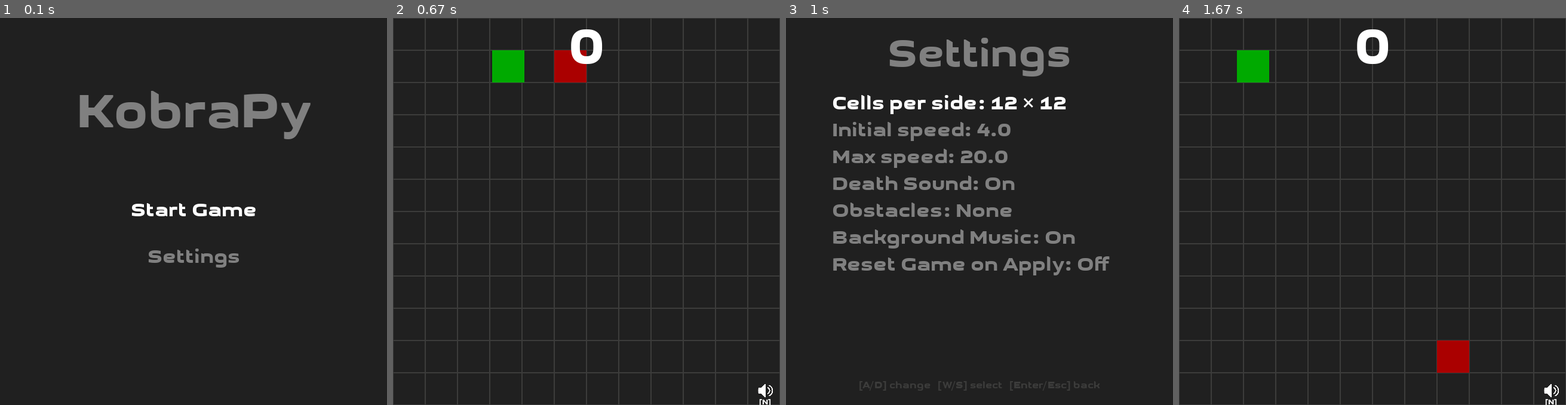
Above: before the commit, frames 1-4 (left to right).
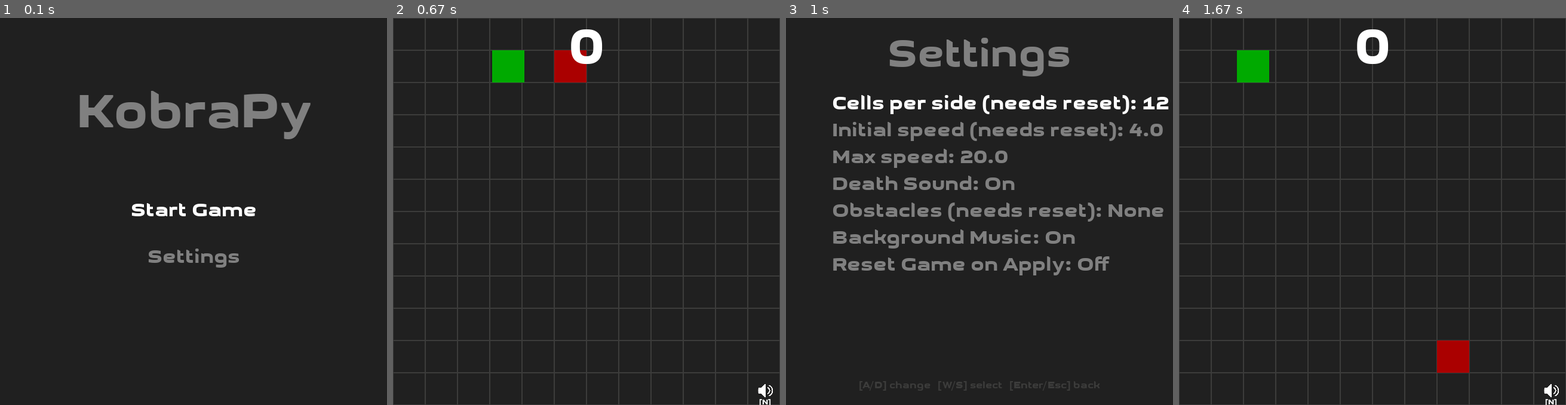
Above: after the commit, the same moments.

Repository: fossguild/naja
Game: pygame game, started from kobra.py
Same seed, same stepped clock (60 frames per second), same inputs: the game is played once before the commit and once after it.
Inputs:
- Up to frame 1 (0.1 s): no input
- Up to frame 2 (0.67 s): click "Start Game" at 0.38 s
- Up to frame 3 (1 s): hold M from 0.67 s (still down); hold Up from 0.67 s (still down)
- Up to frame 4 (1.67 s): release M at 1.13 s; release Up at 1.13 s; tap Enter at 1.17, 1.5 s

Frames 1-2 are identical in both runs. In frame 3, 2.5% of the frame differs, in the area x 41-99%, y 19-53%; in frame 4, nothing differs.

Commit message:
improve: add smart reset detection for critical settings
- Added '(needs reset)' labels to settings that require game reset
- Implemented automatic reset when critical settings change:
  - Cells per side (grid size)
  - Obstacle difficulty
  - Initial speed
- Game now automatically resets when these settings change, regardless
  of 'Reset Game on Apply' toggle, preventing crashes and inconsistencies
- Safe settings (max speed, sounds, music) can still be changed mid-game
- Better user experience with clear indication of which settings need reset

Diff:
--- a/kobra.py
+++ b/kobra.py
@@ -83,7 +83,7 @@
 MENU_FIELDS = [
     {
         "key": "cells_per_side",
-        "label": "Cells per side",
+        "label": "Cells per side (needs reset)",
         "type": "int",
         "min": 10,
         "max": 60,
@@ -91,7 +91,7 @@
     },
     {
         "key": "initial_speed",
-        "label": "Initial speed",
+        "label": "Initial speed (needs reset)",
         "type": "float",
         "min": 1.0,
         "max": 40.0,
@@ -108,7 +108,7 @@
     {"key": "death_sound", "label": "Death Sound", "type": "bool"},
     {
         "key": "obstacle_difficulty",
-        "label": "Obstacles",
+        "label": "Obstacles (needs reset)",
         "type": "select",
         "options": ["None", "Easy", "Medium", "Hard", "Impossible"],
     },
@@ -696,8 +696,23 @@
             elif event.key in (pygame.K_m, pygame.K_ESCAPE):  # M or ESC : open menu
                 was_running = game_on
                 game_on = 0
+
+                # Store old values of critical settings
+                old_cells = SETTINGS["cells_per_side"]
+                old_obstacles = SETTINGS["obstacle_difficulty"]
+                old_initial_speed = SETTINGS["initial_speed"]
+
                 run_settings_menu()
-                apply_settings(reset_objects=SETTINGS["reset_game_on_apply"])
+
+                # Check if critical settings changed (require reset)
+                needs_reset = (
+                    old_cells != SETTINGS["cells_per_side"] or
+                    old_obstacles != SETTINGS["obstacle_difficulty"] or
+                    old_initial_speed != SETTINGS["initial_speed"]
+                )
+
+                # Force reset if critical settings changed, or use player preference
+                apply_settings(reset_objects=needs_reset or SETTINGS["reset_game_on_apply"])
                 game_on = was_running
             elif event.key == pygame.K_n:  # N : toggle music mute
                 SETTINGS["background_music"] = not SETTINGS["background_music"]
